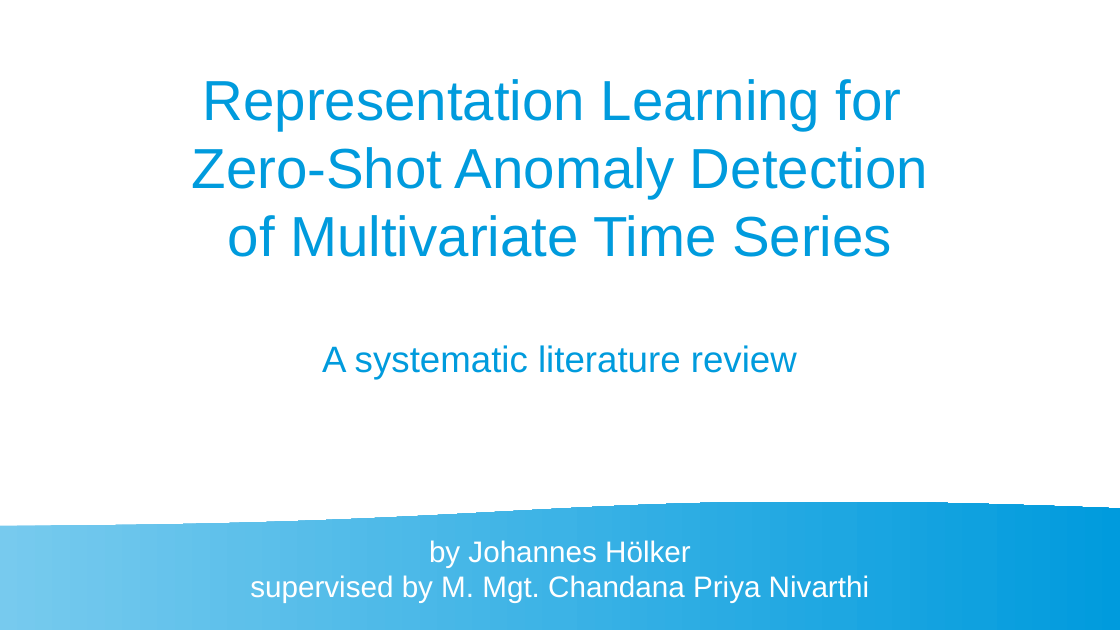
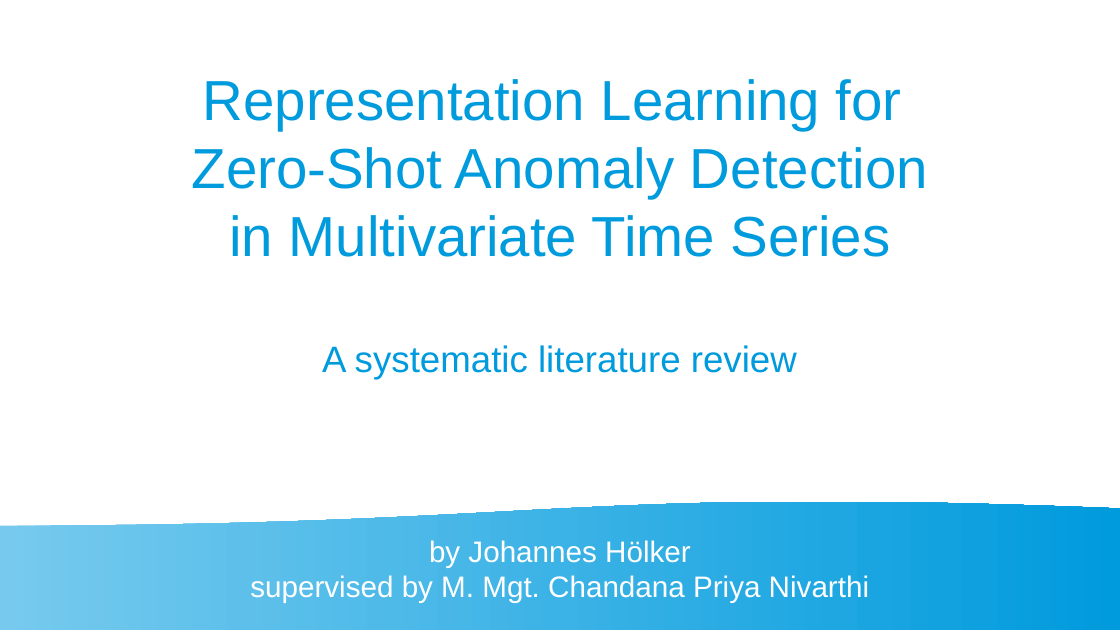
Before and after one commit to johanneshoelker/Smart-Systems-Paper, a slide deck: slide 1 of Presentation/Kolloq.odp. Drawn at 1120x630 pixels with LibreOffice and Linux fonts; fonts in the diff are those of the drawing. Boxes give left, top, right and bottom in pixels: in the first picture for what was removed or moved away, otherwise in the second. Text is boxed around its words. In the diff, an @@ line names an element or a change of style, - is before the commit and + after.

```diff
--- a/Presentation/Kolloq.odp
+++ b/Presentation/Kolloq.odp
@@ subtitle at [229, 215, 891, 257]: text changed @@
-of Multivariate Time Series
+in Multivariate Time Series
```
Also in this commit, not shown: 5 other slides changed, 6 other files.
